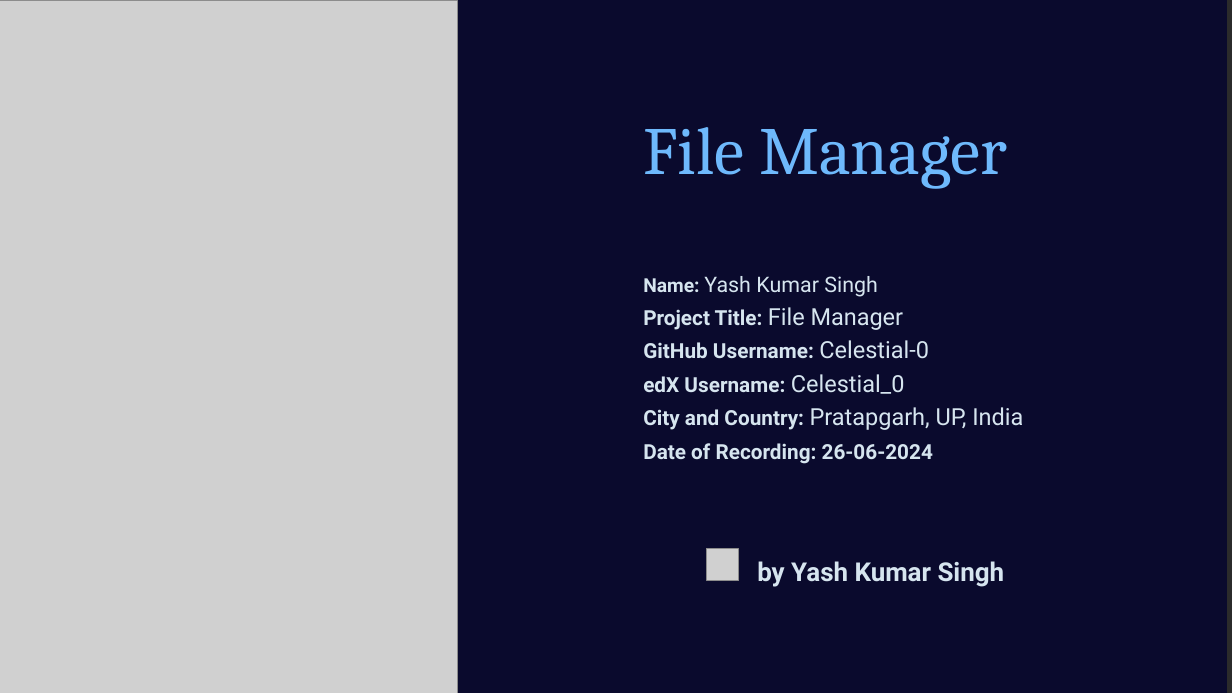
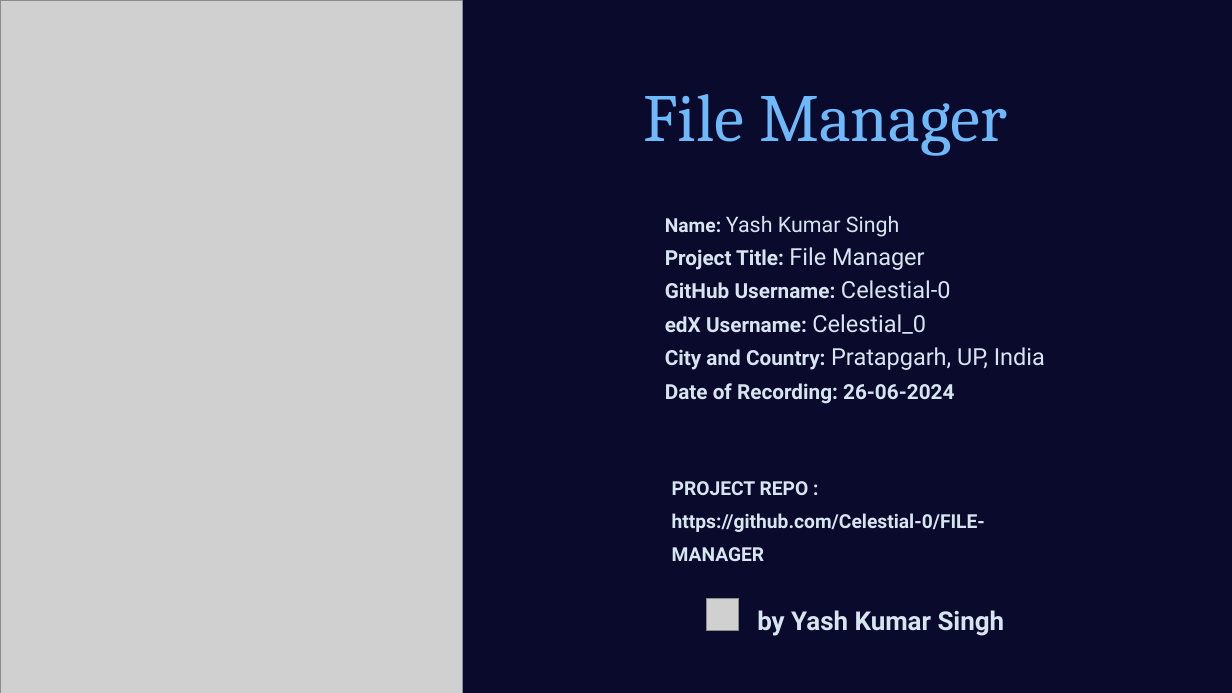
Before and after one commit to Celestial-0/FILE-MANAGER, a slide deck: slide 1 of assets/File-Manager-Application.pptx. Drawn at 1232x693 pixels with LibreOffice and Linux fonts; fonts in the diff are those of the drawing; grey boxes stand for pictures; background and template pictures are left out; a plain dark background stands for a picture behind light text. Boxes give left, top, right and bottom in pixels: in the first picture for what was removed or moved away, otherwise in the second. Text is boxed around its words. In the diff, an @@ line names an element or a change of style, - is before the commit and + after.

```diff
--- a/assets/File-Manager-Application.pptx
+++ b/assets/File-Manager-Application.pptx
@@ picture: place and size @@
-picture at [0,0,457,693]
+picture at [0,0,462,693]
@@ rectangle: place and size @@
-rectangle at [0,0,1227,693]
+rectangle at [0,0,1232,693]
@@ text "File Manager": place and size @@
-text "File Manager" at [643,127,1007,189]
+text "File Manager" at [643,94,1007,156]
@@ text "Name: Yash Kumar Singh": place and size @@
-text "Name: Yash Kumar Singh" at [643,276,1023,464]
+text "Name: Yash Kumar Singh" at [665,216,1045,404]
@@ text added at [672,481,985,561], 18 pt, text #D6E5EF, bold @@
+PROJECT REPO :
+https://github.com/Celestial-0/FILE-MANAGER
@@ picture: place and size @@
-picture at [707,549,739,581]
+picture at [707,598,739,631]
@@ text "by Yash Kumar Singh": place and size @@
-text "by Yash Kumar Singh" at [757,561,1005,587]
+text "by Yash Kumar Singh" at [757,610,1005,636]
```
Also in this commit, not shown: 1 other file.
